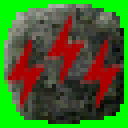
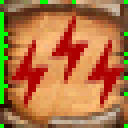
Before/after of a 128px x 128px layered artwork. What changed in the layer stack:
painted on "sparkshower.png" over bbox(0, 8, 124, 112)
showed "Spell-A BGND" over bbox(0, 0, 128, 128)
hid "Spell-B BGND" over bbox(0, 0, 128, 128)
